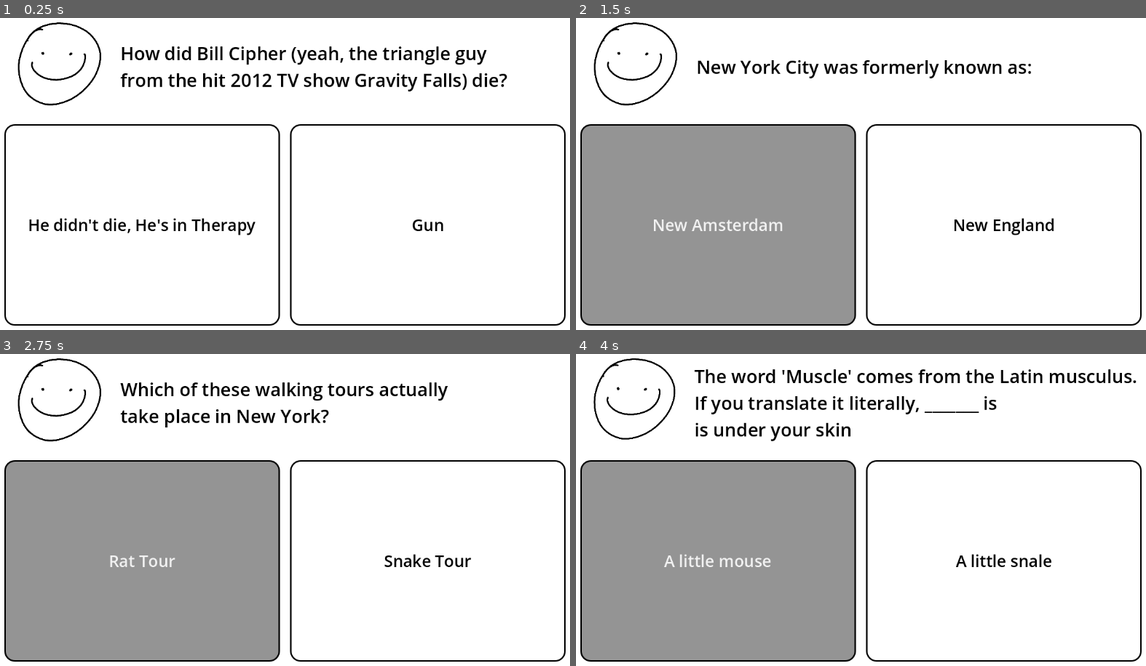
Above: before the commit, frames 1-4 (two rows, left to right).
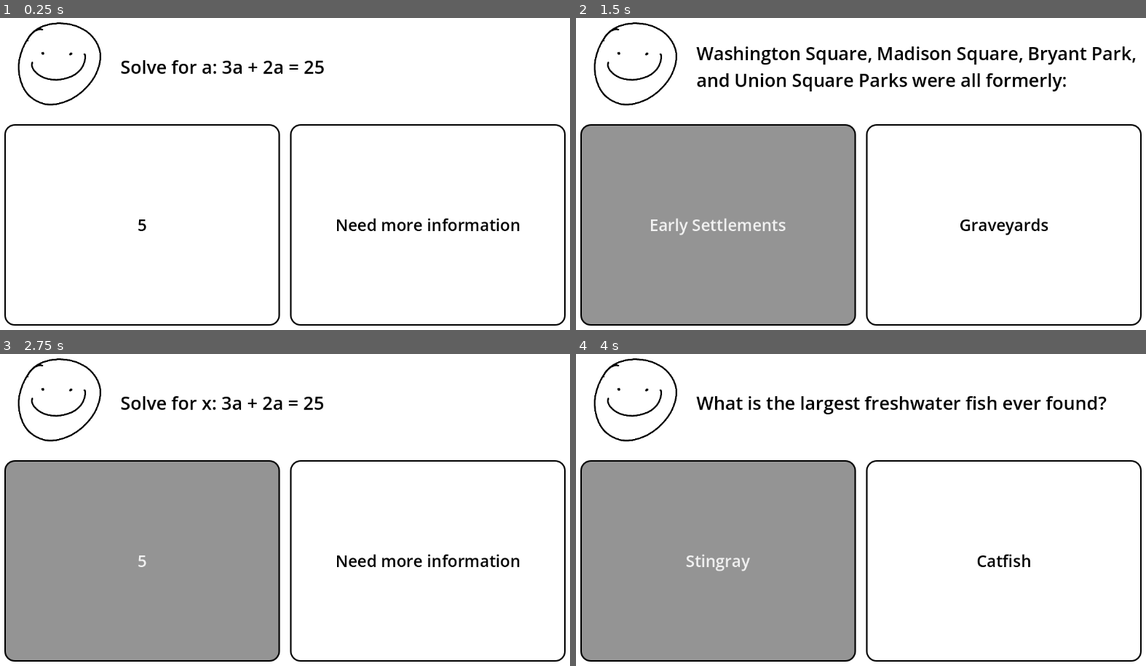
Above: after the commit, the same moments.

Repository: 2DPyramid/2D-Puzzle-Game_REPO
Game: Godot game, scene res://scenes/main.tscn
The game is run twice, just before and just after one commit, with the same random seed, the same clock (stepped at 60 frames per second) and the same inputs.
Inputs:
- Up to frame 1 (0.25 s): no input
- Up to frame 2 (1.5 s): click "He didn't die, He's in Therapy" (after the commit: "5") at 0.5 s; click "Hectogon" (after the commit: "Capital") at 1.25 s
- Up to frame 3 (2.75 s): click "New Amsterdam" (after the commit: "Early Settlements") at 2 s
- Up to frame 4 (4 s): click "Rat Tour" (after the commit: "5") at 2.75 s; click "195" (after the commit: "East River") at 3.5 s

The runs differ from the first frame. In frame 1, 4.3% of the frame differs, in the area x 5-92%, y 9-70%; in frame 2, 4.5%; in frame 3, 3.1%; in frame 4, 4.7%, in the area x 3-99%, y 1-70%.

Commit message:
Added Questions
I added the remaining questions from the trivia document that hadn't been added yet.

Diff:
--- a/2dTriviaGame/script/global.gd
+++ b/2dTriviaGame/script/global.gd
@@ -247,13 +247,18 @@
 	},
 	{
 		"question": "Clown Fish...",
-		"options": [ "are solitary creatures", "have a caste system
-		and can change sex" ],
+		"options": [ "are solitary creatures who
+		 only interact with other
+		clownfish when they mate", "have a caste system and
+		change sex whenever a higher
+		caste clownfish dies"],
 		"correct": 1
 	},
 	{
 		"question": "Lungfish",
-		"options": [ "Have lungs", "Do not actually have lungs" ],
+		"options": [ "Have lungs", "Do not actually have lungs,
+		and are called that because they can survive
+		out of water longer than other fish" ],
 		"correct": 0
 	},
 	{
@@ -271,6 +276,144 @@
 		"question": "Solve for a: 3a + 2a = 25",
 		"options": [ "5", "Need more information" ],
 		"correct": 0
-	}
+	},
+
+	{
+		"question": "If you travel upwards at 60 mph (96 km/h),
+		 how long will it take you to reach space
+		(as recognized by the Kármán line)?",
+		"options": ["About a week", "About an hour"],
+		"correct": 1
+	},
+	{
+		"question": "Which have existed longer on Earth?",
+		"options": ["sharks", "trees"],
+		"correct": 0
+	},
+	{
+		"question": "What makes a Fish a Fish?",
+		"options": ["Aquatic animal
+		 with a tail, scales,
+		and gills", "Fish is not a precise
+		scientific term, but a
+		colliquial one. Therefore,
+		anything considered a
+		fish by the general
+		population is a fish."],
+		"correct": 1
+	},
+	{
+		"question": "spaghetti and meatballs as a dish
+		 was created in",
+		"options": ["Little Italy", "Southern Italy"],
+		"correct": 0
+	},
+	{
+		"question": "how many boroughs are there in New York City?",
+		"options": ["5", "6"],
+		"correct": 0
+	},
+	{
+		"question": "which was the first state formed in the USA?",
+		"options": ["Delaware", "Washington"],
+		"correct": 0
+	},
+	{
+		"question": "What is the East River in NYC?",
+		"options": ["a river", "a tidal strait"],
+		"correct": 1
+	},
+	{
+		"question": "Arapaima can survive in waters with lower
+		 oxygen levels than most fish can tolerate because...",
+		"options": ["Arapaima have specialized
+		 glands that regulate oxygen usage
+		 to be more efficient when there is
+		 less oxygen in the environment", "Arapaima can use their
+		 swim bladder like a lung
+		and will surface for air"],
+		"correct": 1
+	},
+	{
+		"question": "Tollund Man is",
+		"options": ["a bog mummy", "the mascot of a Danish
+		 candy company"],
+		"correct": 0
+	},
+	{
+		"question": "Brine pools, often described as looking
+		like underwater lakes...",
+		"options": ["were invented by Jules Verne
+		in his novel Twenty Thousand
+		Leagues Under the Sea and do
+		not really exist", "are toxic environments for many
+		organisms, and are often seen littered
+		with mummified fish, crabs,
+		 and other organisms"],
+		"correct": 1
+	},
+	{
+		"question": "Platypuses give birth to live young",
+		"options": ["True, like other mammals,
+		they give birth to live young", "False, as monotremes,
+		they are one of few
+		egg-laying mammals"],
+		"correct": 1
+	},
+	{
+		"question": "Solve for x: 3a + 2a = 25",
+		"options": ["a = 5", "need more information"],
+		"correct": 1
+	},
+	{
+		"question": "how much do you love me
+		(the slightly unnerving disembodied face drawn
+		in MS Paint)?",
+		"options": ["A whoooooooole lot! :)", "Not at all (wrong answer)"],
+		"correct": 0
+	},
+	{
+		"question": "Will my (the slightly unnerving disembodied
+		 face drawn in MS Paint) dad (Mr. the slightly unnerving
+		disembodied face drawn in MS Paint) ever return with the milk?",
+		"options": ["it's me, my child,
+		I have finally returned
+		(you are larping as my dad)", "You do not have a dad,
+		 you are a slightly unnerving
+		disembodied face drawn in MS Paint and
+		those don't have dads
+		(this is technically true but please
+		 pick the other option
+		 PLEASE I WILL GIVE YOU A POINT!
+		 WE CAN PLAY CATCH!!!!)"],
+		"correct": 0
+	},
+	{
+		"question": "What did I
+		(the slightly unnerving disembodied face
+		 drawn in MS Paint) have for breakfast?",
+		"options": ["JPGs of waffles", "Real waffles like
+		 a real normal person"],
+		"correct": 0
+	},
+	{
+		"question": "Will you....ouhhhh ummm.......
+		willyougototheschooldancewithme
+		(the slightly unnerving disembodied face drawn in MS Paint)?",
+		"options": ["Yes! Of course!!
+		 This is a dream come true!!!!", "What did you just say?????"],
+		"correct": 0
+	},
+
+
+
+
+
+	#{	"question": "I found a a a WEIRD FREAKING THING(!!!!!!) outside! ...Should I keep it? (?????)",
+		#"options": ["yes", "no"],
+		#"correct": 1
+	#}
+
+
 	#keep adding more here
 ]
Not shown, changed: Tasks.txt
